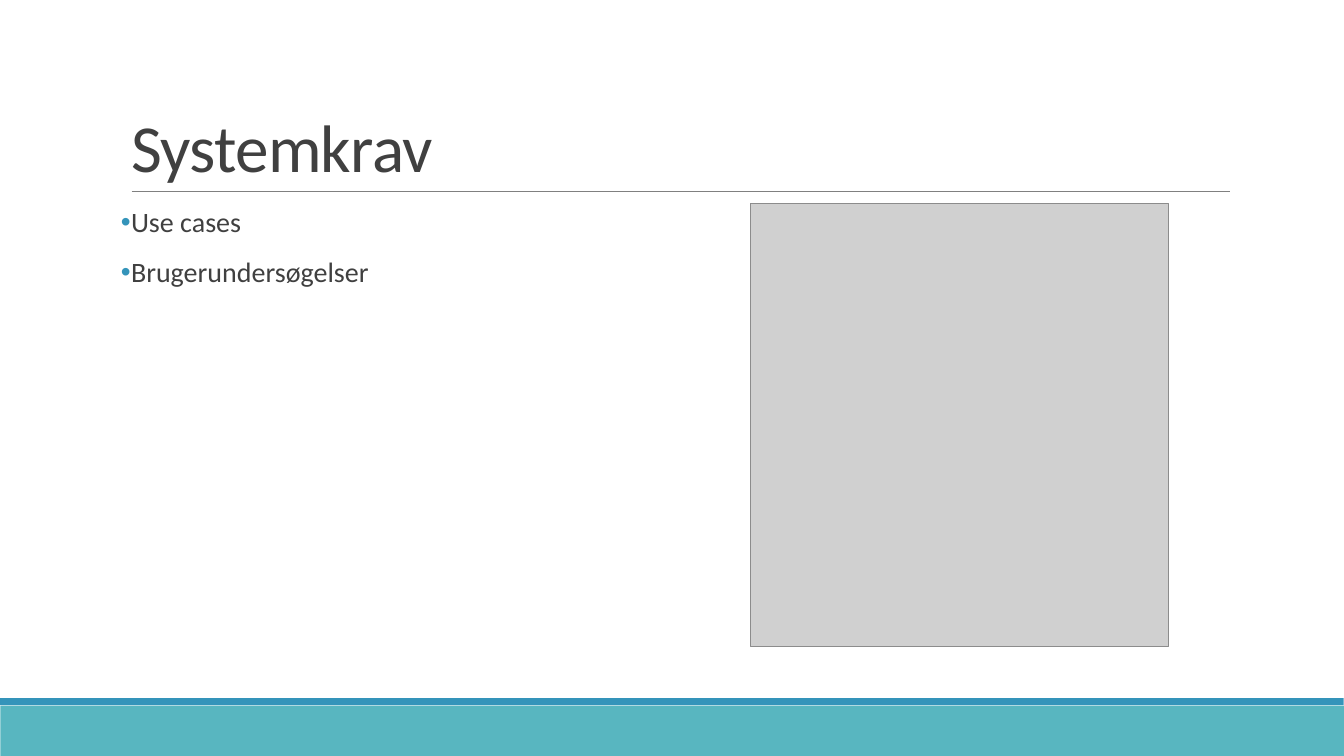
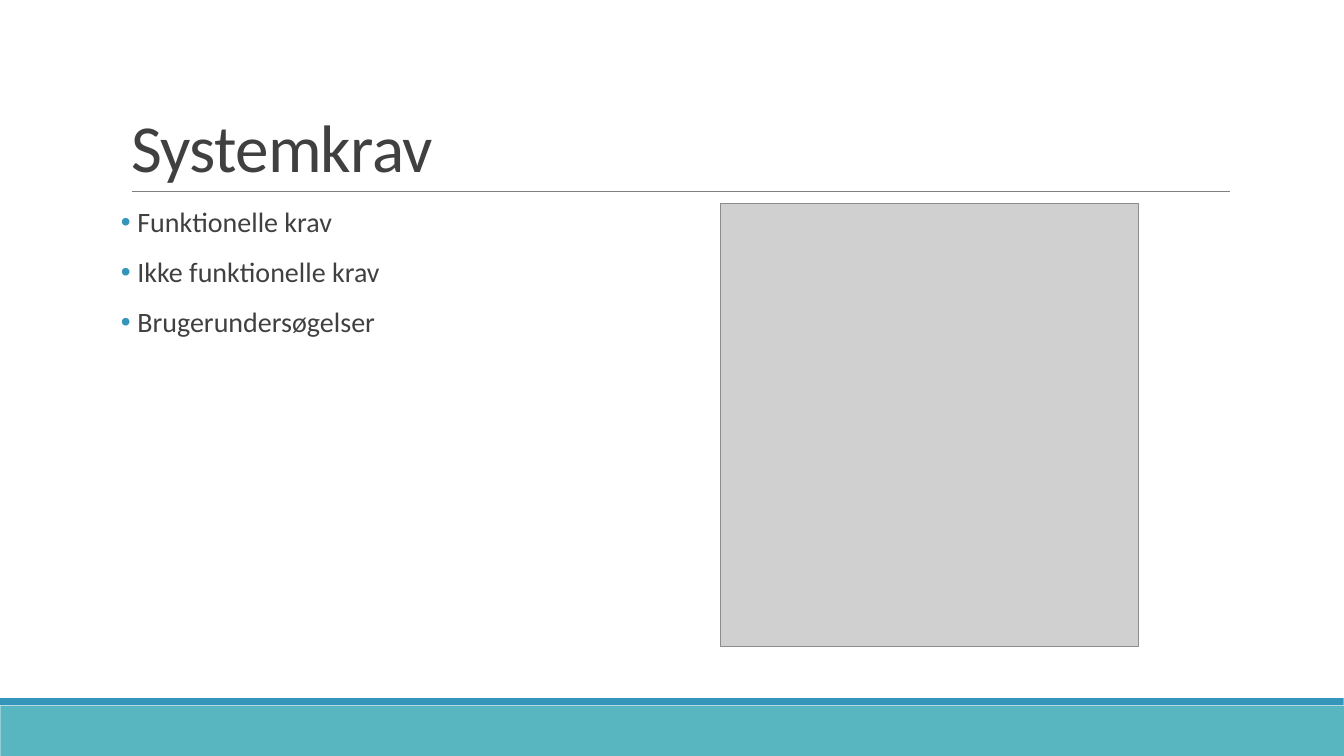
Before and after one commit to zeroregard/Automatic-Sonography, a slide deck: slide 11 of Præsentation_Eksamen.pptx. Drawn at 1344x756 pixels with LibreOffice and Linux fonts; fonts in the diff are those of the drawing; grey boxes stand for pictures. Boxes give left, top, right and bottom in pixels: in the first picture for what was removed or moved away, otherwise in the second. Text is boxed around its words. In the diff, an @@ line names an element or a change of style, - is before the commit and + after.

```diff
--- a/Præsentation_Eksamen.pptx
+++ b/Præsentation_Eksamen.pptx
@@ picture: place and size @@
-picture at [751, 204, 1170, 647]
+picture at [721, 204, 1139, 647]
@@ text at [137, 212, 380, 282]: text changed @@
-• Use cases
+• Funktionelle krav
+• Ikke funktionelle krav
```
Also in this commit, not shown: 4 other slides changed.
